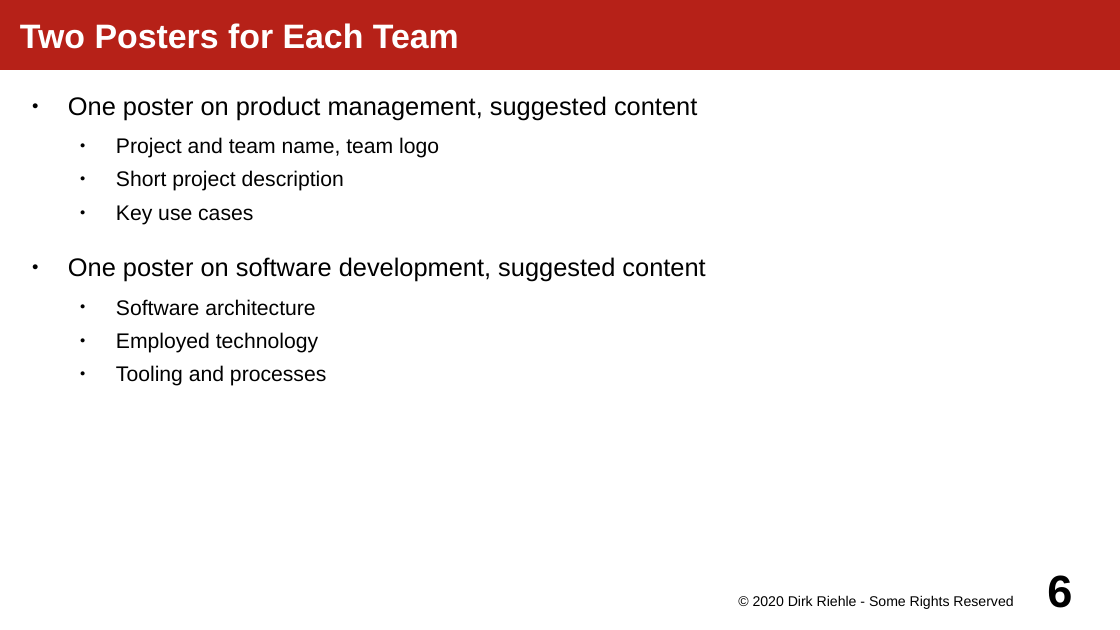
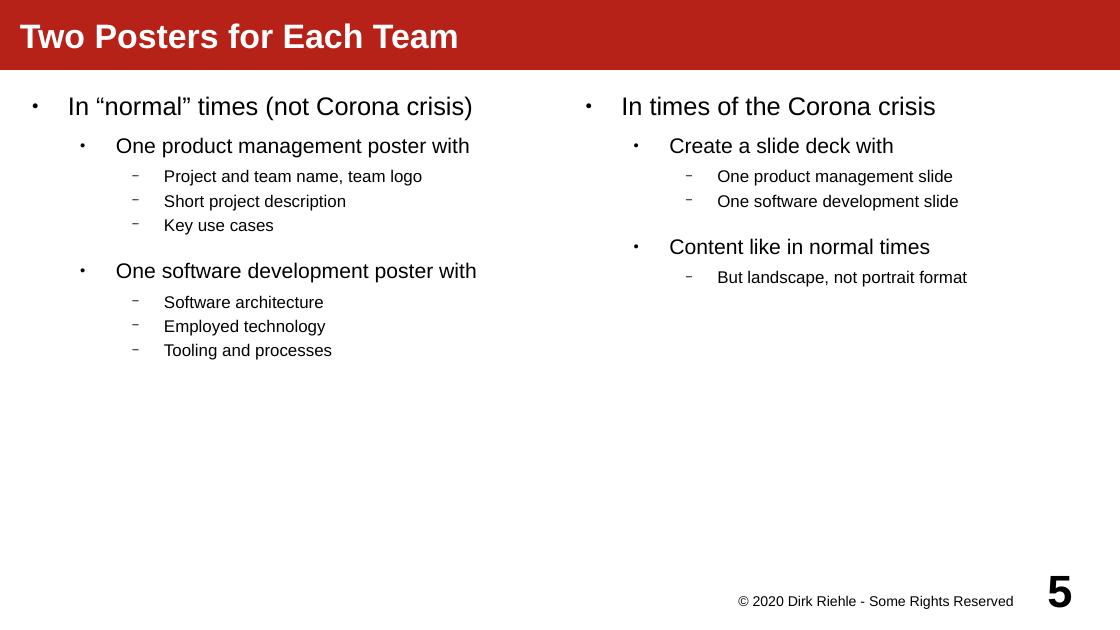
Before and after one commit to dirkriehle/amos-course, a slide deck: slide 5 of Lecture slides/AMOS H01 - Demo Day Preparation.odp (slide 6 before the commit). Drawn at 1120x630 pixels with LibreOffice and Linux fonts; fonts in the diff are those of the drawing. Boxes give left, top, right and bottom in pixels: in the first picture for what was removed or moved away, otherwise in the second. Text is boxed around its words. In the diff, an @@ line names an element or a change of style, - is before the commit and + after.

```diff
--- a/Lecture slides/AMOS H01 - Demo Day Preparation.odp
+++ b/Lecture slides/AMOS H01 - Demo Day Preparation.odp
@@ text at (68, 96, 473, 158): text changed @@
-● One poster on product management, suggested content
+● In “normal” times (not Corona crisis)
+  ● One product management poster with
@@ text added at (621, 96, 967, 287), 12 pt, text #000000 @@
+● In times of the Corona crisis
+  ● Create a slide deck with
+    − One product management slide
+    − One software development slide
+  ● Content like in normal times
+    − But landscape, not portrait format
@@ text at (164, 169, 422, 360): size 15 to 12 pt in "Project and team name, team logo", "Short project description", "Key use cases", "Software architecture" and 2 more places; bullet ● to −; list level 2 to 3 in "Project and team name, team ..."; list level 2 to 3 in "Short project description"; list level 2 to 3 in "Key use cases"; list level 2 to 3 in "Software architecture"; list level 2 to 3 in "Employed technology"; list level 2 to 3 in "Tooling and processes" @@
@@ text at (116, 262, 477, 283): text changed; size 18 to 15 pt @@
-● One poster on software development, suggested content
+  ● One software development poster with
@@ page number at (1047, 576, 1072, 608): text changed @@
-6
+5
```
Also in this commit, not shown: 4 other slides changed, 1 slide removed, 4 other files.
